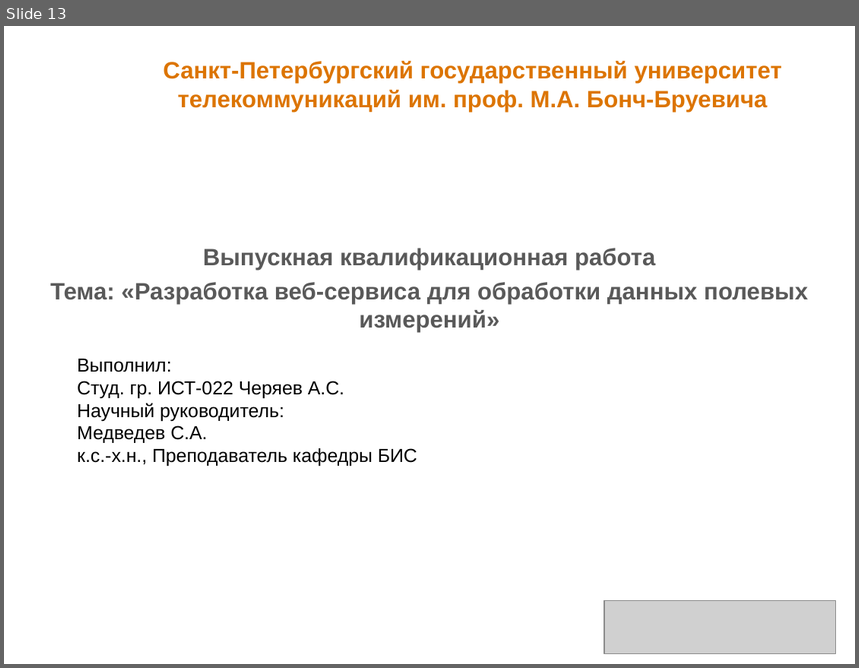
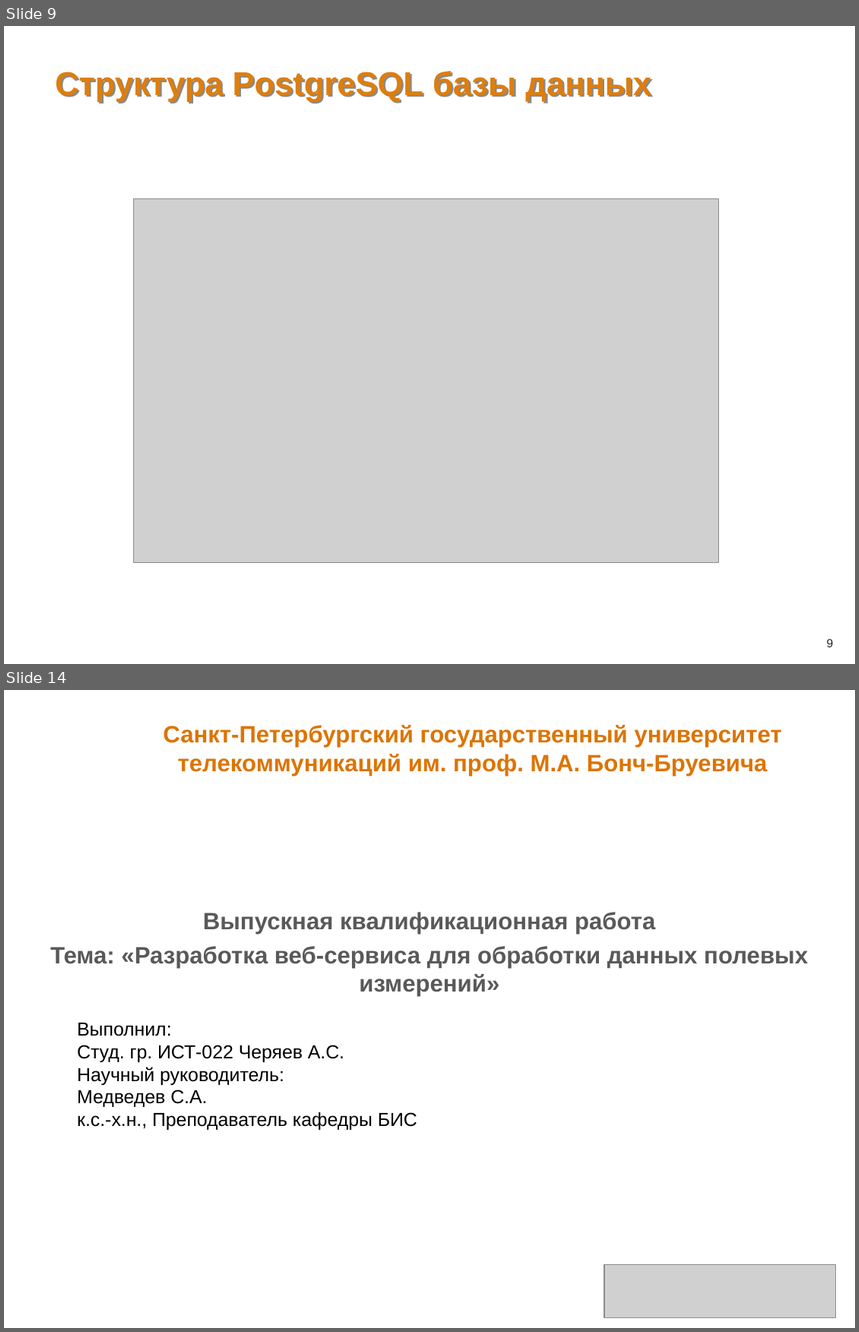
Before and after one commit to kradunches/ari-metiostation, a slide deck: doc/Презентация.ppt. Shown one above the other, each under a label of ours: slide 13 before the commit, slides 9 and 14 after it; the slides between them are not shown. The pictures are 859x668 and 859x1332 pixels, drawn with LibreOffice and Linux fonts; fonts in the diff are those of the drawing; grey boxes stand for pictures; background and template pictures are left out. Boxes give left, top, right and bottom in pixels: in the first picture for what was removed or moved away, otherwise in the second. Text is boxed around its words. In the diff, an @@ line names an element or a change of style, - is before the commit and + after.

```diff
--- a/doc/Презентация.ppt
+++ b/doc/Презентация.ppt
@@ slide 9 added at [4, 26, 855, 664], background picture (left out) @@
@@ title added at [55, 71, 652, 102], 28 pt, text #DD7E0E, bold @@
+Структура PostgreSQL базы данных
@@ picture added at [133, 199, 719, 563] @@
@@ page number added at [827, 639, 834, 648], 10 pt, text #262626 @@
+9
@@ what was slide 13 is now slide 14 @@
```
Also in this commit, not shown: 6 slides changed, 1 other slide added, 1 slide removed, 4 other files.
